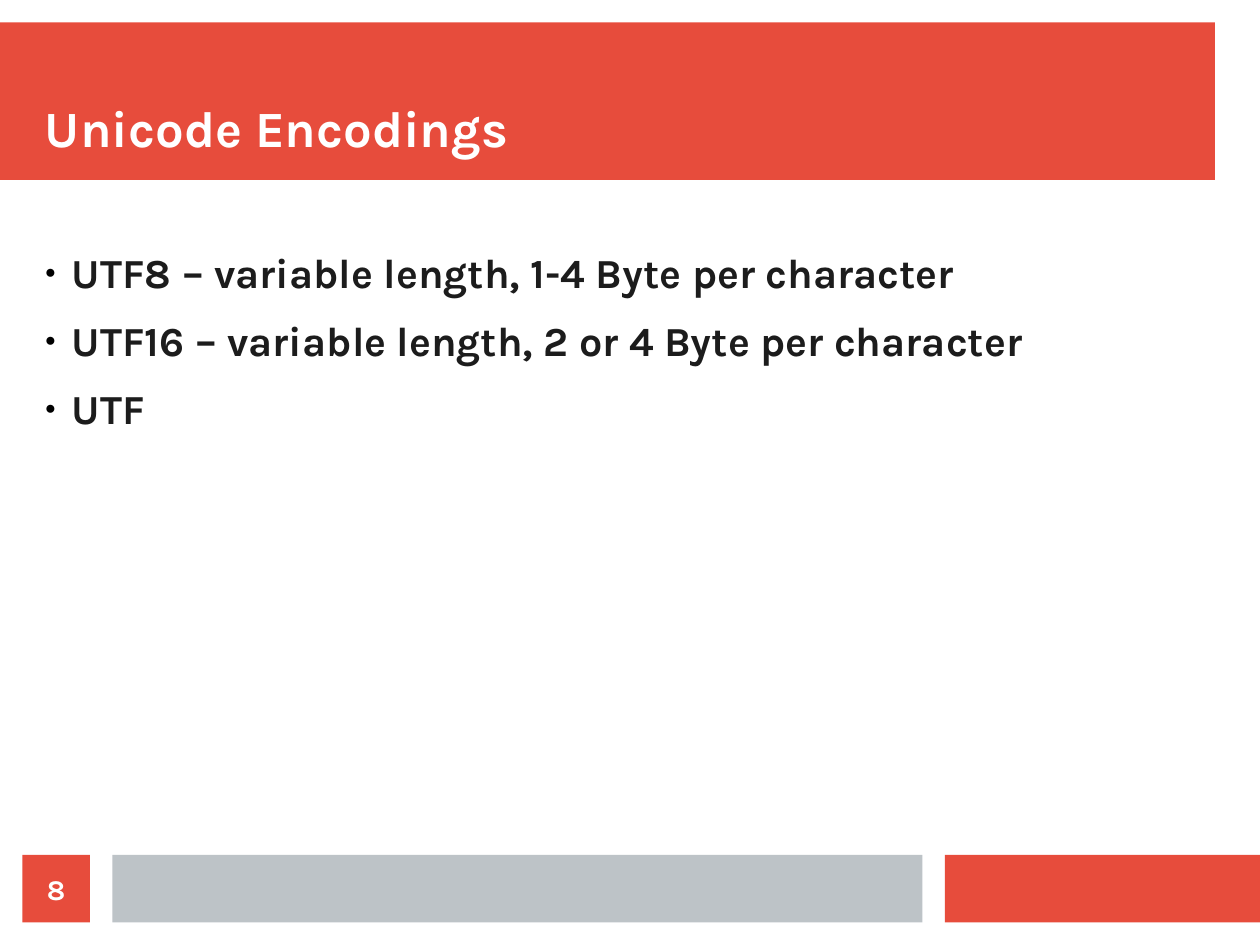
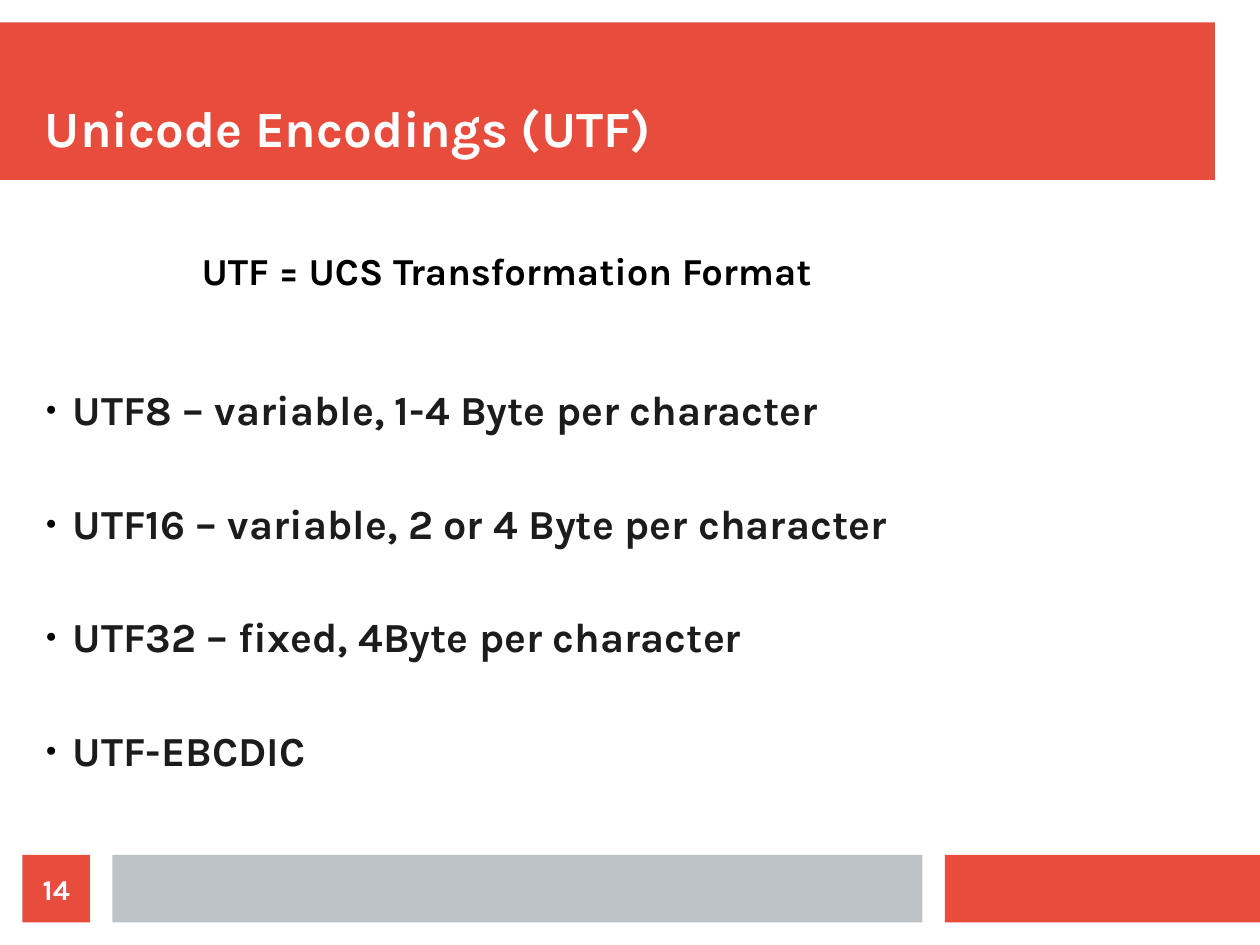
Before and after one commit to CPPUserGroups/Germany-Hamburg, a slide deck: slide 14 of unicode/slides.odp (slide 8 before the commit). Drawn at 1260x945 pixels with LibreOffice and Linux fonts; fonts in the diff are those of the drawing. Boxes give left, top, right and bottom in pixels: in the first picture for what was removed or moved away, otherwise in the second. Text is boxed around its words. In the diff, an @@ line names an element or a change of style, - is before the commit and + after.

```diff
--- a/unicode/slides.odp
+++ b/unicode/slides.odp
@@ title at box(45, 109, 651, 159): text changed @@
-Unicode Encodings
+Unicode Encodings (UTF)
@@ text added at box(202, 258, 812, 286), 24 pt, text #000000, bold @@
+UTF = UCS Transformation Format
@@ text at box(73, 395, 886, 767): text changed @@
-● UTF8 – variable length, 1-4 Byte per character
-● UTF16 – variable length, 2 or 4 Byte per character
-● UTF
+● UTF8 – variable, 1-4 Byte per character
+● UTF16 – variable, 2 or 4 Byte per character
+● UTF32 – fixed, 4Byte per character
+● UTF-EBCDIC
@@ page number at box(43, 881, 70, 900): text changed @@
-8
+14
```
Also in this commit, not shown: 4 other slides changed, 8 slides added, 1 slide removed, 2 other files.
